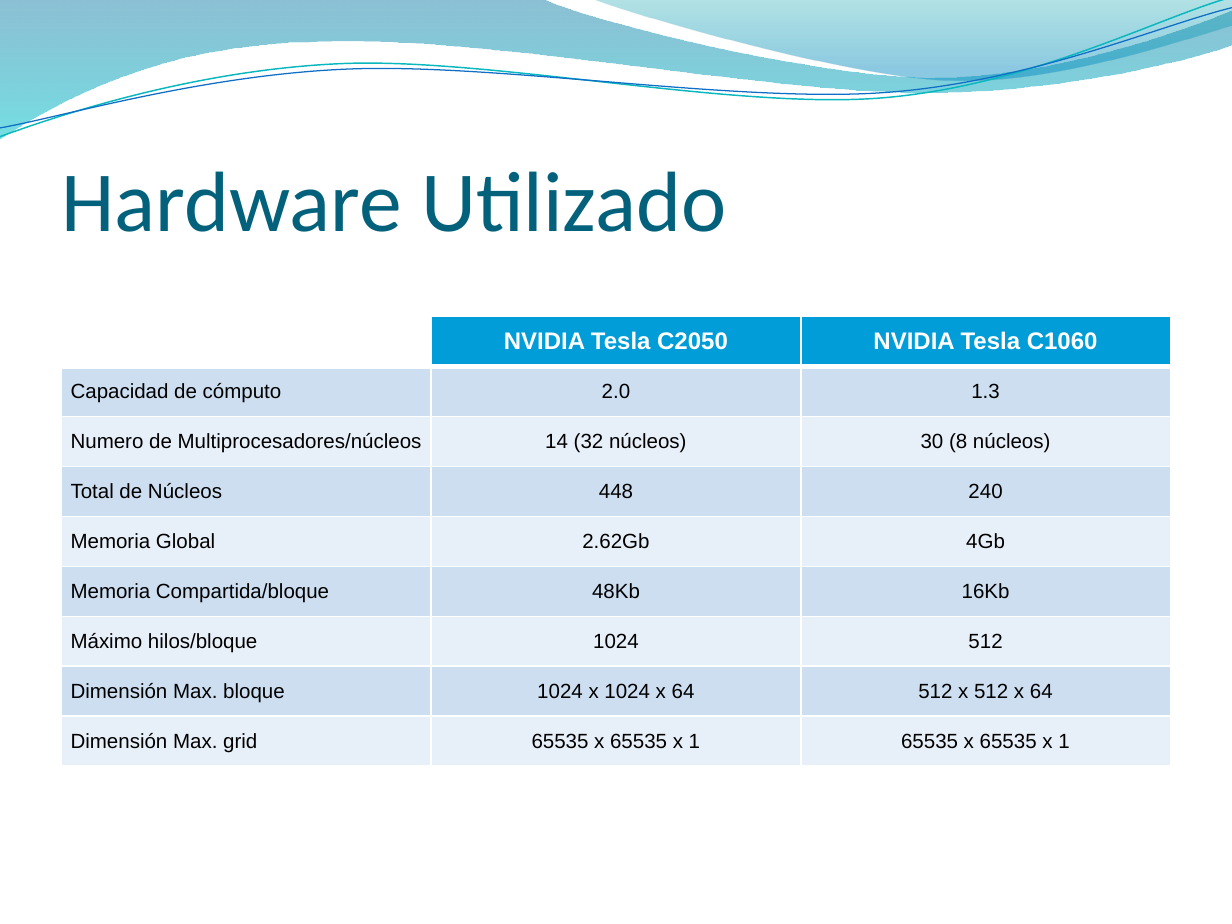
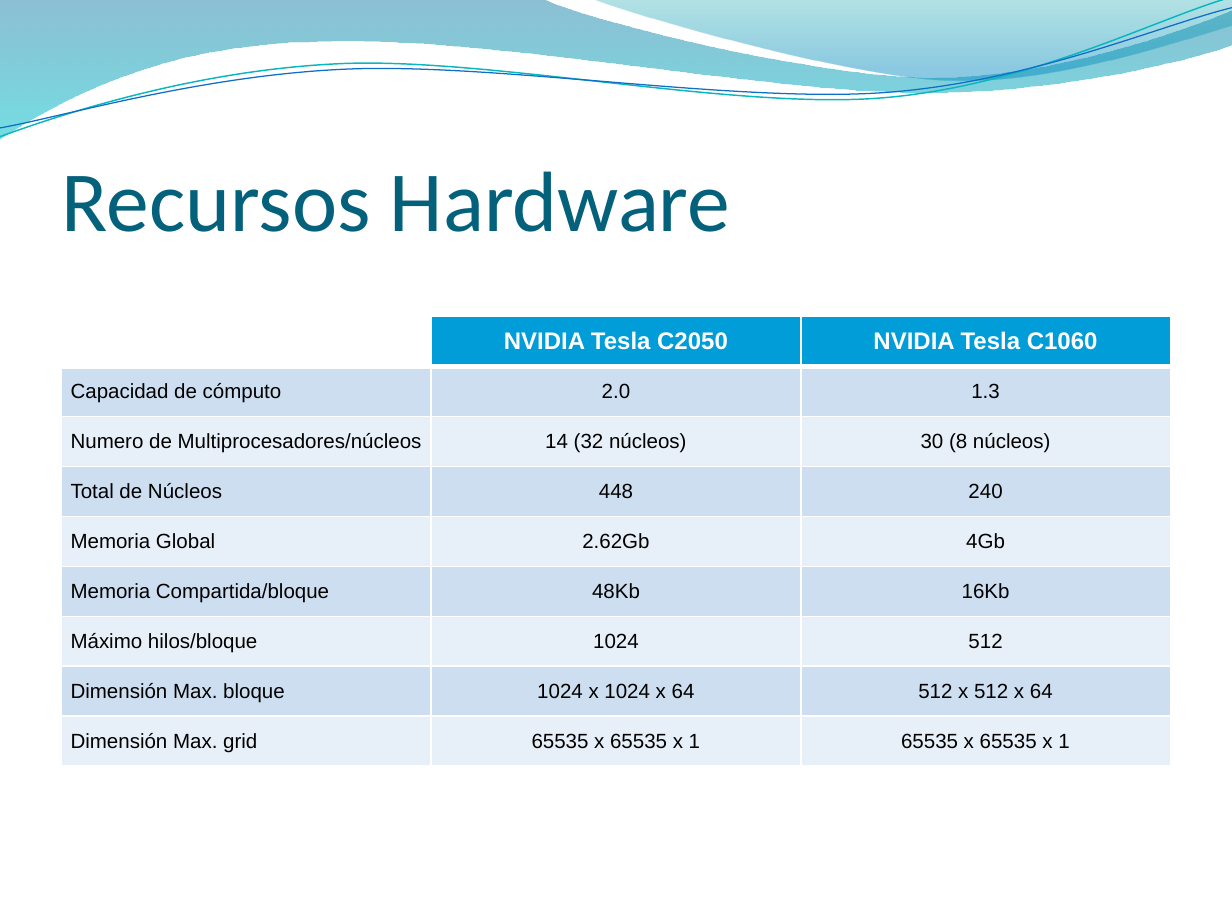
Before and after one commit to vinaygaba/pycuda-filters, a slide deck: slide 12 of out/presentacion/presentacionTAD.pptx. Drawn at 1232x924 pixels with LibreOffice and Linux fonts; fonts in the diff are those of the drawing; background and template pictures are left out. Boxes give left, top, right and bottom in pixels: in the first picture for what was removed or moved away, otherwise in the second. Text is boxed around its words. In the diff, an @@ line names an element or a change of style, - is before the commit and + after.

```diff
--- a/out/presentacion/presentacionTAD.pptx
+++ b/out/presentacion/presentacionTAD.pptx
@@ title at (62,171,730,232): text changed @@
-Hardware Utilizado
+Recursos Hardware
```
Also in this commit, not shown: 3 slides added, 1 other file.
